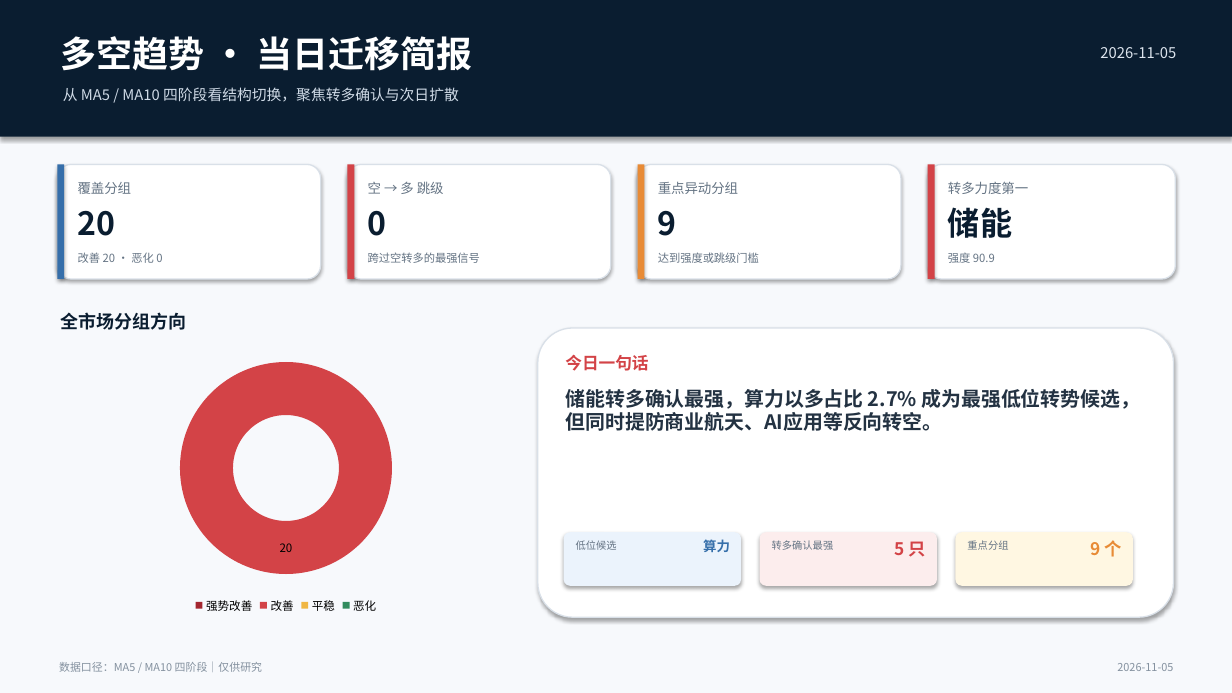
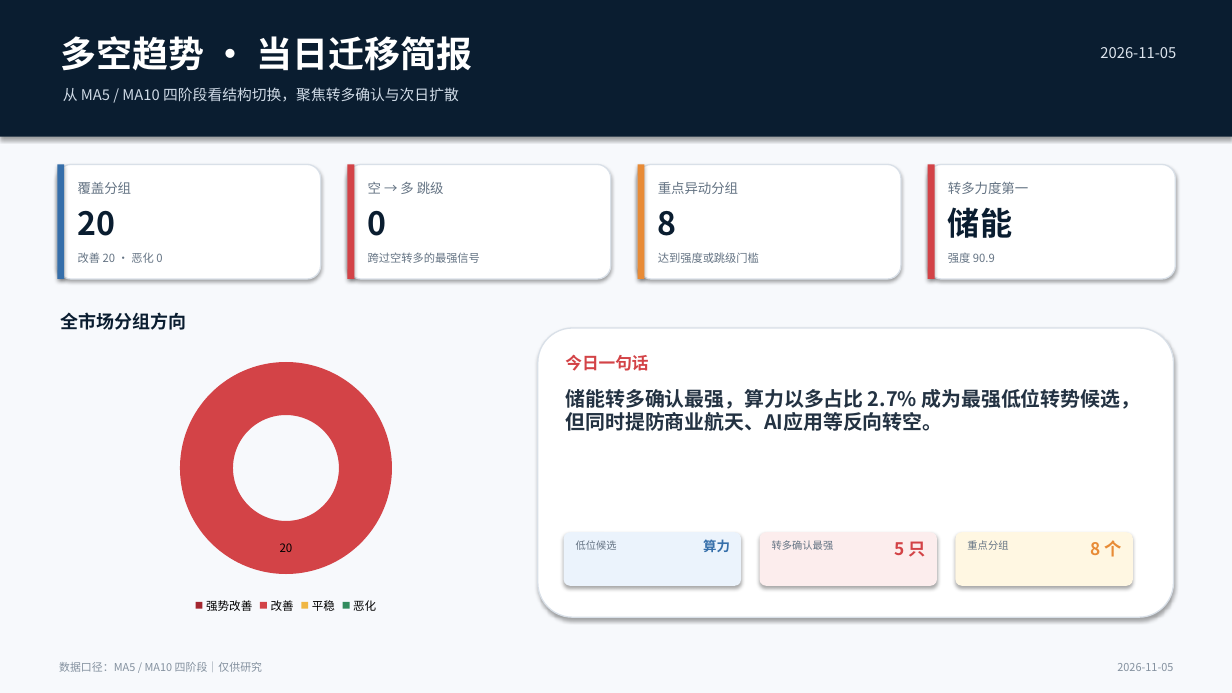
Before and after one commit to nancybhc/a-share-blast-lab, a slide deck: slide 1 of assets/多空阶段简报_2026-11-05.pptx. Drawn at 1232x693 pixels with LibreOffice and Linux fonts; fonts in the diff are those of the drawing. Boxes give left, top, right and bottom in pixels: in the first picture for what was removed or moved away, otherwise in the second. Text is boxed around its words. In the diff, an @@ line names an element or a change of style, - is before the commit and + after.

```diff
--- a/assets/多空阶段简报_2026-11-05.pptx
+++ b/assets/多空阶段简报_2026-11-05.pptx
@@ text at (658, 211, 677, 236): text changed @@
-9
+8
@@ text at (1090, 540, 1122, 557): text changed @@
-9 个
+8 个
```
Also in this commit, not shown: 3 other slides changed, 6 other files.
